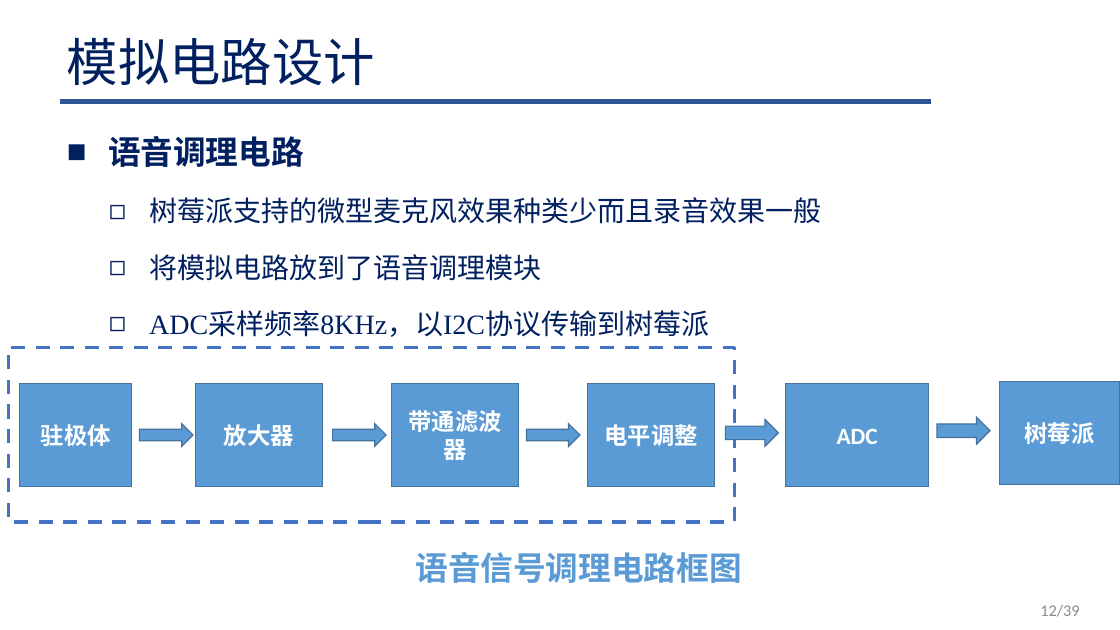
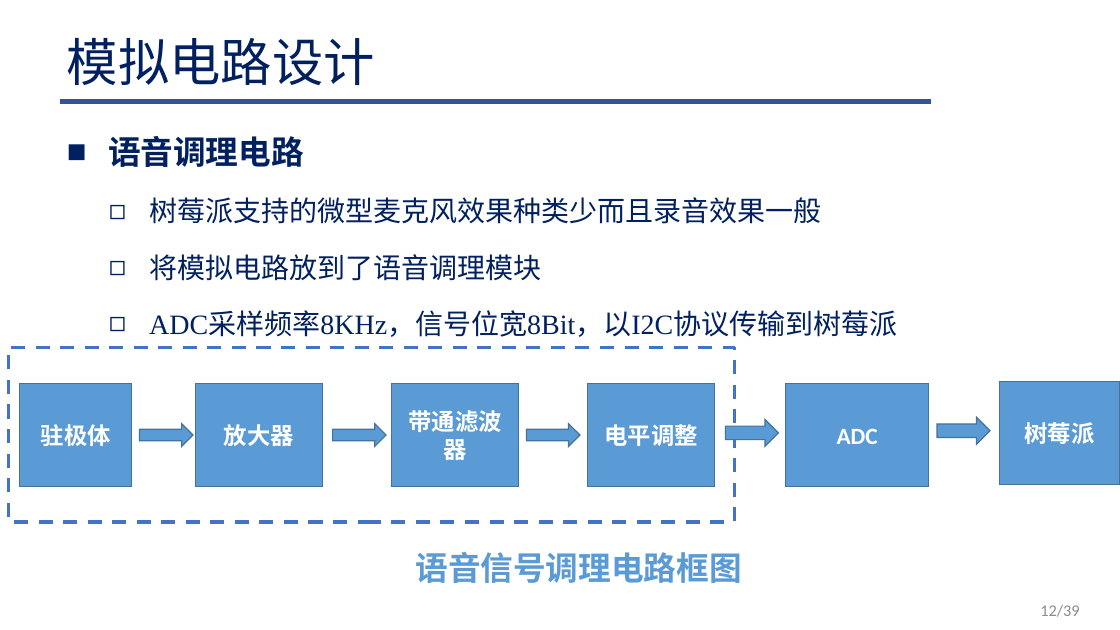
Before and after one commit to Lelucermaire111/Intelligent-blind-assistance-system, a slide deck: slide 12 of 系统设计/系统设计.pptx. Drawn at 1120x630 pixels with LibreOffice and Linux fonts; fonts in the diff are those of the drawing; background and template pictures are left out. Boxes give left, top, right and bottom in pixels: in the first picture for what was removed or moved away, otherwise in the second. Text is boxed around its words. In the diff, an @@ line names an element or a change of style, - is before the commit and + after.

```diff
--- a/系统设计/系统设计.pptx
+++ b/系统设计/系统设计.pptx
@@ text at <box>149,312,897,337</box>: text changed @@
-  ◻ ADC采样频率8KHz，以I2C协议传输到树莓派
+  ◻ ADC采样频率8KHz，信号位宽8Bit，以I2C协议传输到树莓派
```
Also in this commit, not shown: 5 other slides changed, 8 other files.
